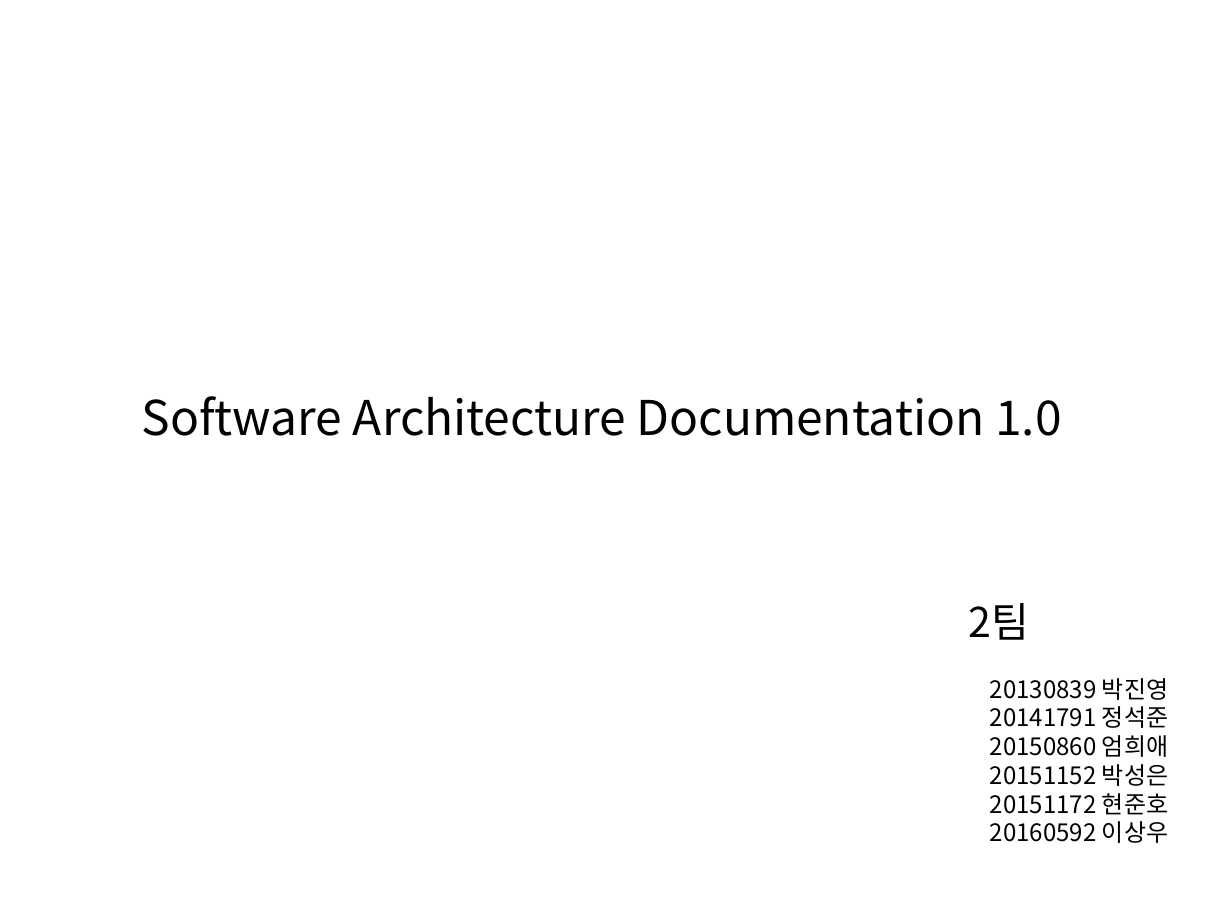
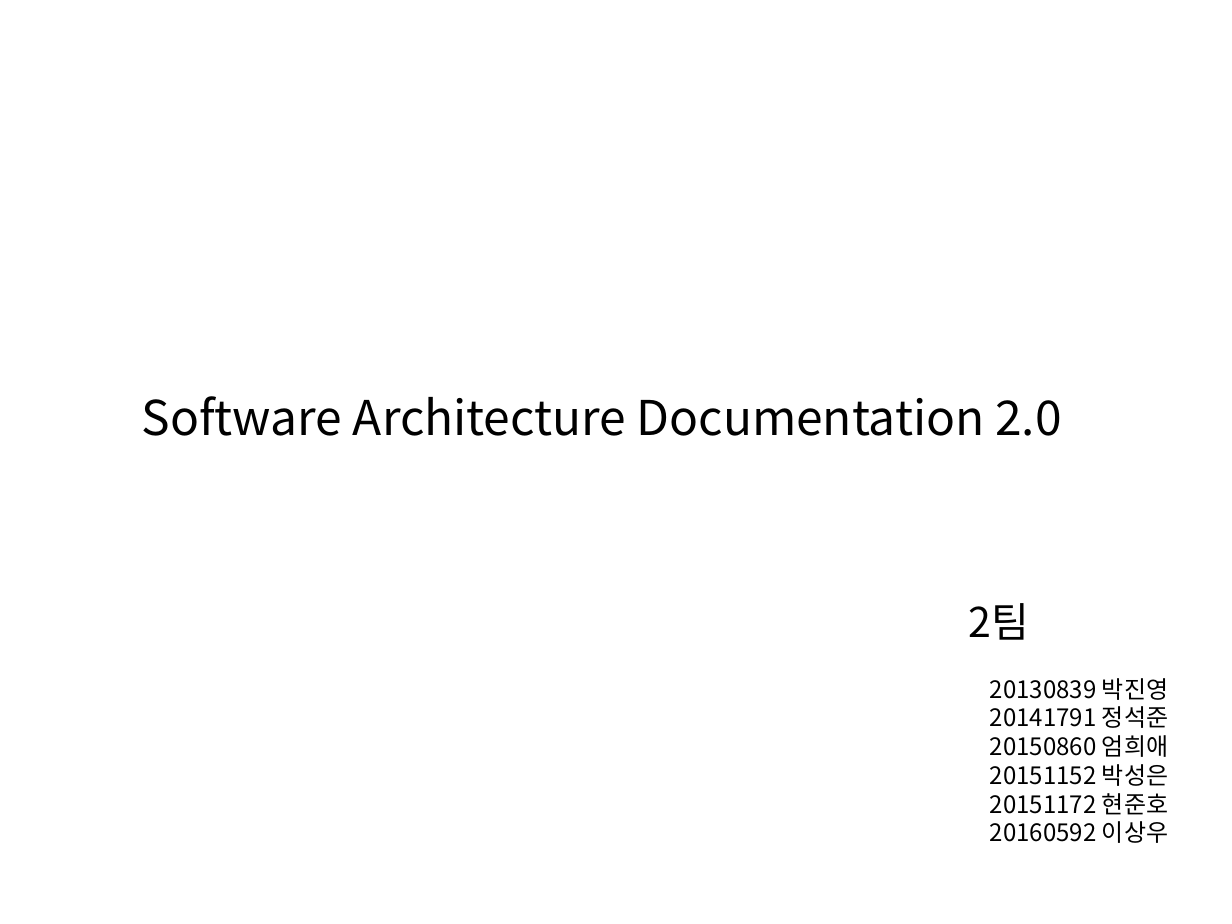
Before and after one commit to ed-jinyoung-park/SoftwareTeam2, a slide deck: slide 1 of 최종산출물/2팀_SAD 2.0.pptx. Drawn at 1232x924 pixels with LibreOffice and Linux fonts; fonts in the diff are those of the drawing. Boxes give left, top, right and bottom in pixels: in the first picture for what was removed or moved away, otherwise in the second. Text is boxed around its words. In the diff, an @@ line names an element or a change of style, - is before the commit and + after.

```diff
--- a/최종산출물/2팀_SAD 2.0.pptx
+++ b/최종산출물/2팀_SAD 2.0.pptx
@@ text at box(142, 396, 1061, 436): text changed @@
-Software Architecture Documentation 1.0
+Software Architecture Documentation 2.0
```
Also in this commit, not shown: 9 slides added, 8 slides removed.
